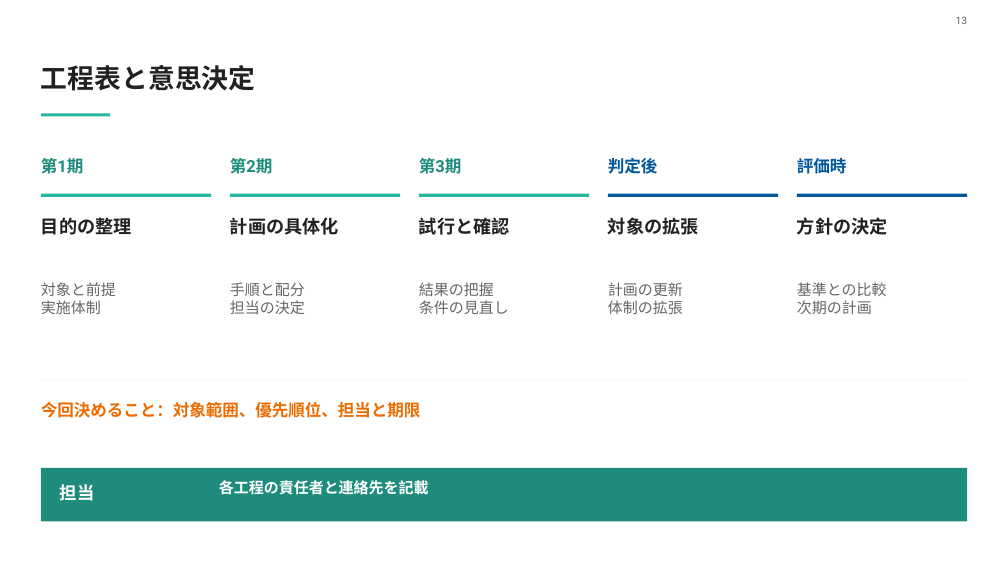
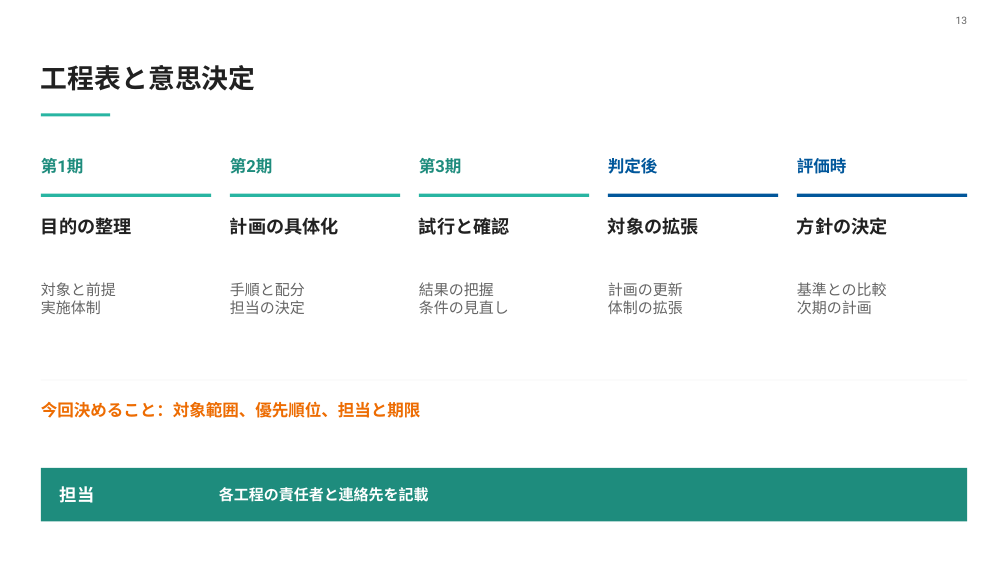
Before and after one commit to kutzoa-kk/dotfiles, a slide deck: slide 13 of dotdir/.claude/skills/mclab-slide-design/assets/reference.pptx. Drawn at 1008x567 pixels with LibreOffice and Linux fonts; fonts in the diff are those of the drawing. Boxes give left, top, right and bottom in pixels: in the first picture for what was removed or moved away, otherwise in the second. Text is boxed around its words. In the diff, an @@ line names an element or a change of style, - is before the commit and + after.

```diff
--- a/dotdir/.claude/skills/mclab-slide-design/assets/reference.pptx
+++ b/dotdir/.claude/skills/mclab-slide-design/assets/reference.pptx
@@ text "担当": place and size @@
-text "担当" at (60,484,95,501)
+text "担当" at (41,468,967,522)
@@ text "担当" at (41,468,967,522): vertical alignment top to middle; fill none to #1E8C7D @@
@@ rectangle removed at (41,468,967,522) @@
@@ text "各工程の責任者と連絡先を記載": place and size @@
-text "各工程の責任者と連絡先を記載" at (219,480,429,495)
+text "各工程の責任者と連絡先を記載" at (219,487,429,502)
@@ text "各工程の責任者と連絡先を記載" at (219,487,429,502): vertical alignment top to middle @@
```
Also in this commit, not shown: 13 other slides changed, 6 other files.
